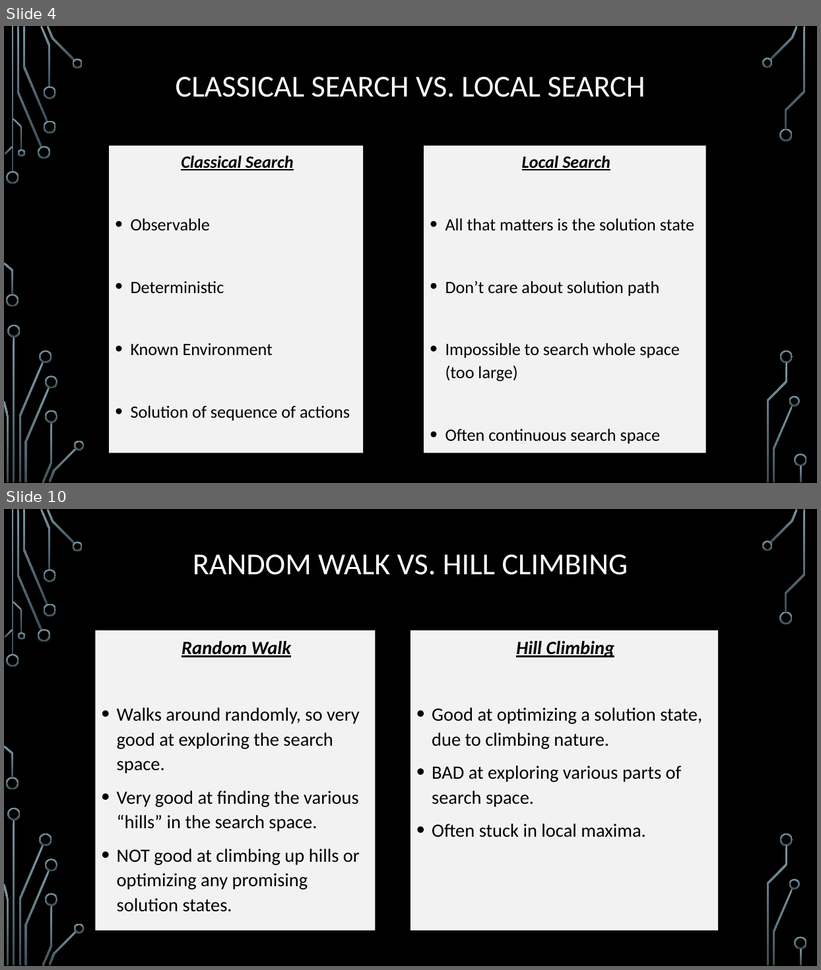
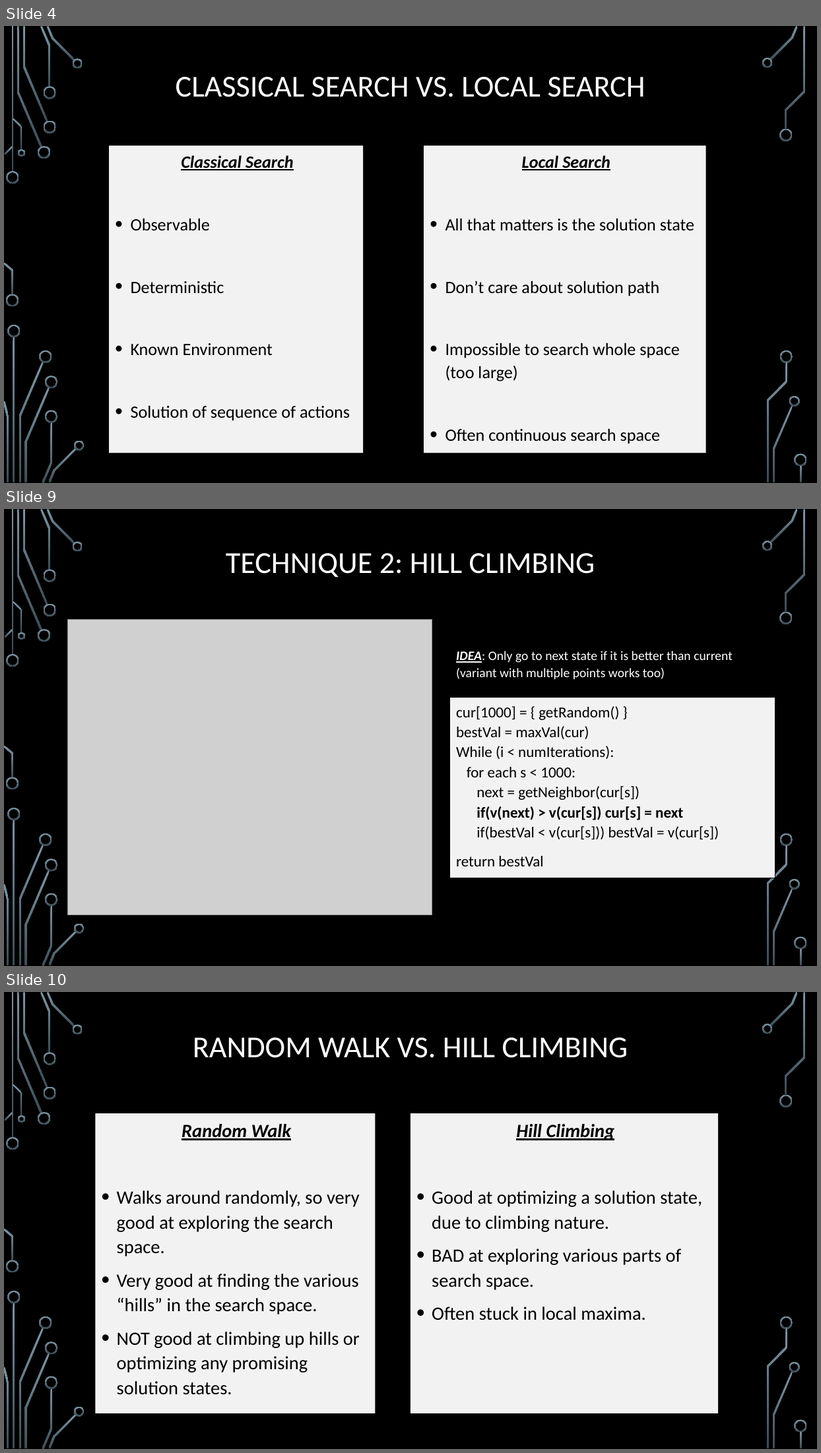
Before and after one commit to janiceeguo/advAlgo, a slide deck: slides/Approx-02-SimulatedAnnealing.pptx. Shown one above the other, each under a label of ours: slides 4 and 10 before the commit, slides 4, 9 and 10 after it; the slides between them are not shown. The pictures are 821x970 and 821x1453 pixels, drawn with LibreOffice and Linux fonts; fonts in the diff are those of the drawing; grey boxes stand for pictures; background and template pictures are left out. Boxes give left, top, right and bottom in pixels: in the first picture for what was removed or moved away, otherwise in the second. Text is boxed around its words. In the diff, an @@ line names an element or a change of style, - is before the commit and + after.

```diff
--- a/slides/Approx-02-SimulatedAnnealing.pptx
+++ b/slides/Approx-02-SimulatedAnnealing.pptx
@@ slide 9 added at (x1=4, y1=509, x2=817, y2=966), background picture (left out); not listed: 36 template elements that a slide beside it also shows @@
@@ title added at (x1=226, y1=553, x2=595, y2=577), 36 pt, text #FFFFFF @@
+TECHNIQUE 2: HILL CLIMBING
@@ picture added at (x1=67, y1=619, x2=432, y2=916) @@
@@ text added at (x1=456, y1=651, x2=733, y2=679), 15.3 pt, text #FFFFFF @@
+IDEA: Only go to next state if it is better than current (variant with multiple points works too)
@@ rectangle added at (x1=451, y1=698, x2=776, y2=878), fill #F2F2F2, outline #000000 0.75 pt, 18 pt, text #000000 @@
+cur[1000] = { getRandom() }
+bestVal = maxVal(cur)
+While (i < numIterations):
+for each s < 1000:
+next = getNeighbor(cur[s])
+if(v(next) > v(cur[s]) cur[s] = next
+if(bestVal < v(cur[s])) bestVal = v(cur[s])
+return bestVal
```
Also in this commit, not shown: 2 slides changed, 3 other slides added, 4 slides removed, 3 other files.
